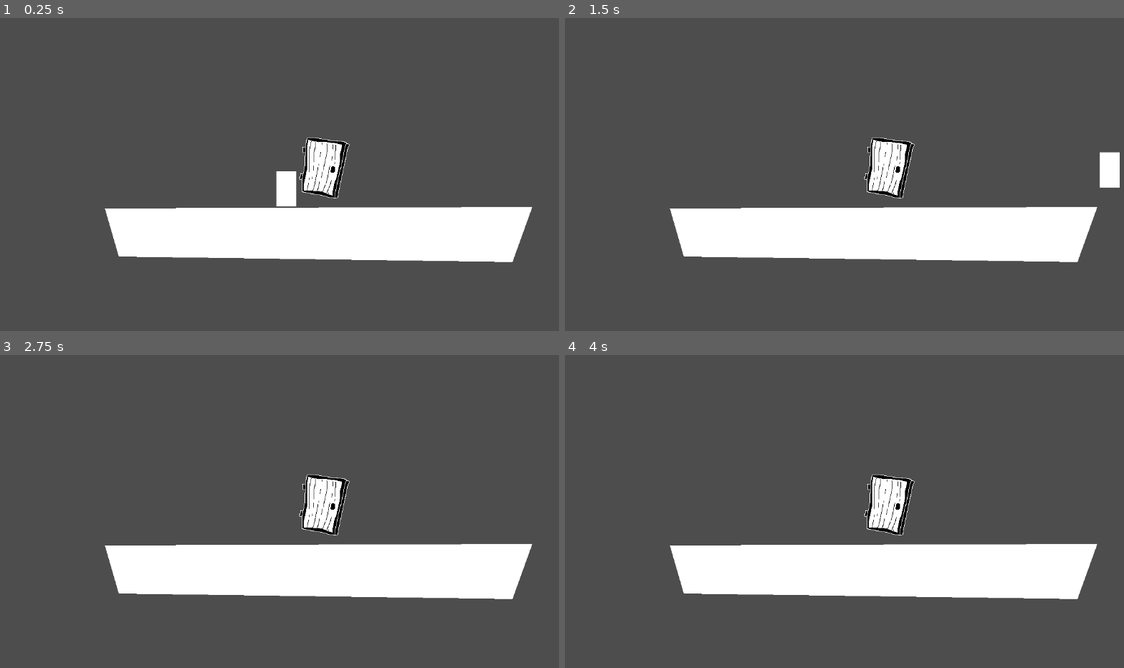
Above: before the commit, frames 1-4 (two rows, left to right).
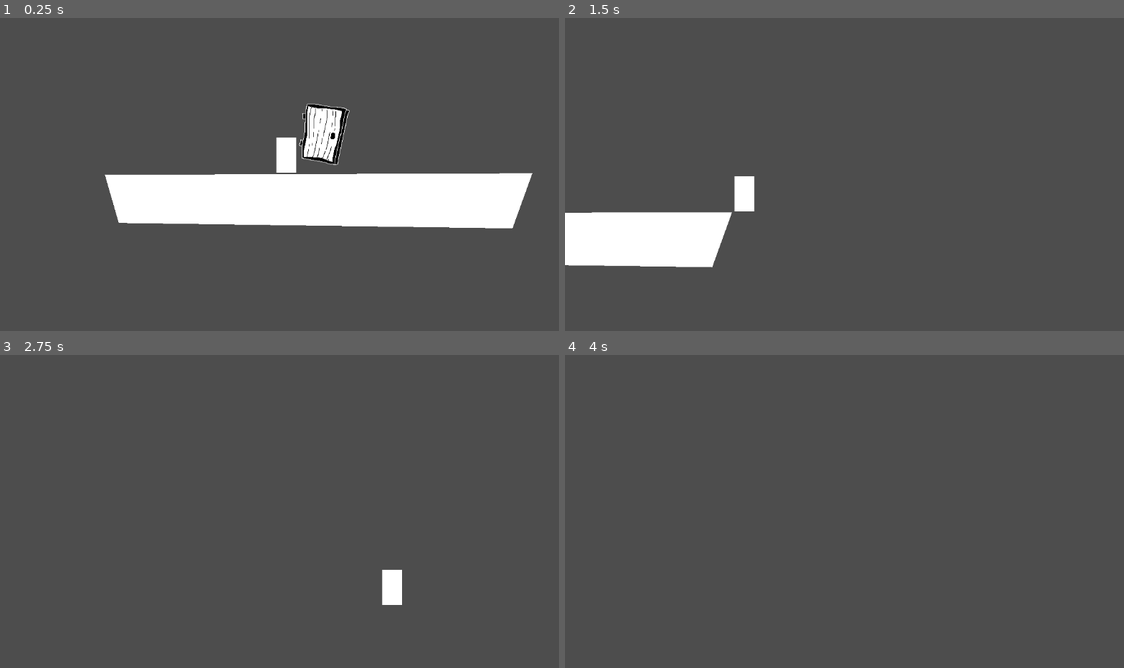
Above: after the commit, the same moments.

Repository: tewly27/Doorgeon
Game: Godot game, scene res://main.tscn
The game is run twice, just before and just after one commit, with the same random seed, the same clock (stepped at 60 frames per second) and the same inputs.
Inputs:
- Up to frame 1 (0.25 s): no input
- Up to frame 2 (1.5 s): hold D (move_right) from 0.53 s (still down); tap S (look_down, bound only after the commit) at 0.6 s; tap Space (jump) at 0.77, 1.07 s; tap W (look_up, bound only after the commit) at 0.8, 1.35 s
- Up to frame 3 (2.75 s): tap Space (jump) at 1.52, 1.55, 1.82 s; release D (move_right) at 2.03 s; hold A (move_left) from 2.03 s (still down); hold Space (jump) from 2.03 s (still down); tap S (look_down, bound only after the commit) at 2.3 s
- Up to frame 4 (4 s): release A (move_left) at 2.78 s; release Space (jump) at 2.78 s; hold D (move_right) from 2.78 s (still down); tap S (look_down, bound only after the commit) at 2.85 s; tap Space (jump) at 3.02, 3.32 s; tap W (look_up, bound only after the commit) at 3.05, 3.6 s; hold Space (jump) from 3.53 s (still down)

The runs differ from the first frame. In frame 1, 17% of the frame differs, in the area x 18-96%, y 27-79%; in frame 2, 17%; in frame 3, 13%; in frame 4, 13%.

Commit message:
camera script added

Diff:
--- a/main.tscn
+++ b/main.tscn
@@ -7,8 +7,6 @@
 size = Vector2(866, 107)
 
 [node name="Node2D" type="Node2D"]
-
-[node name="Camera2D" type="Camera2D" parent="."]
 
 [node name="TileMap" type="TileMap" parent="."]
 format = 2
--- a/project.godot
+++ b/project.godot
@@ -39,7 +39,17 @@
 jump={
 "deadzone": 0.5,
 "events": [Object(InputEventKey,"resource_local_to_scene":false,"resource_name":"","device":-1,"window_id":0,"alt_pressed":false,"shift_pressed":false,"ctrl_pressed":false,"meta_pressed":false,"pressed":false,"keycode":0,"physical_keycode":32,"key_label":0,"unicode":32,"echo":false,"script":null)
-, Object(InputEventKey,"resource_local_to_scene":false,"resource_name":"","device":-1,"window_id":0,"alt_pressed":false,"shift_pressed":false,"ctrl_pressed":false,"meta_pressed":false,"pressed":false,"keycode":0,"physical_keycode":4194320,"key_label":0,"unicode":0,"echo":false,"script":null)
-, Object(InputEventKey,"resource_local_to_scene":false,"resource_name":"","device":-1,"window_id":0,"alt_pressed":false,"shift_pressed":false,"ctrl_pressed":false,"meta_pressed":false,"pressed":false,"keycode":0,"physical_keycode":87,"key_label":0,"unicode":119,"echo":false,"script":null)
 ]
 }
+look_up={
+"deadzone": 0.5,
+"events": [Object(InputEventKey,"resource_local_to_scene":false,"resource_name":"","device":-1,"window_id":0,"alt_pressed":false,"shift_pressed":false,"ctrl_pressed":false,"meta_pressed":false,"pressed":false,"keycode":0,"physical_keycode":87,"key_label":0,"unicode":119,"echo":false,"script":null)
+, Object(InputEventKey,"resource_local_to_scene":false,"resource_name":"","device":-1,"window_id":0,"alt_pressed":false,"shift_pressed":false,"ctrl_pressed":false,"meta_pressed":false,"pressed":false,"keycode":0,"physical_keycode":4194320,"key_label":0,"unicode":0,"echo":false,"script":null)
+]
+}
+look_down={
+"deadzone": 0.5,
+"events": [Object(InputEventKey,"resource_local_to_scene":false,"resource_name":"","device":-1,"window_id":0,"alt_pressed":false,"shift_pressed":false,"ctrl_pressed":false,"meta_pressed":false,"pressed":false,"keycode":0,"physical_keycode":83,"key_label":0,"unicode":115,"echo":false,"script":null)
+, Object(InputEventKey,"resource_local_to_scene":false,"resource_name":"","device":-1,"window_id":0,"alt_pressed":false,"shift_pressed":false,"ctrl_pressed":false,"meta_pressed":false,"pressed":false,"keycode":0,"physical_keycode":4194322,"key_label":0,"unicode":0,"echo":false,"script":null)
+]
+}
--- /dev/null
+++ b/scenes/player/camera.tscn
@@ -0,0 +1,12 @@
+[gd_scene load_steps=2 format=3 uid="uid://bo0jt2pkyo23n"]
+
+[ext_resource type="Script" path="res://scripts/player/camera.gd" id="1_2k0sa"]
+
+[node name="camera" type="Node2D"]
+top_level = true
+script = ExtResource("1_2k0sa")
+moveTime = 0.3
+verticalMoveTime = 0.2
+verticalMoveSpeed = 10.0
+
+[node name="Camera2D" type="Camera2D" parent="."]
--- a/scenes/player/player.tscn
+++ b/scenes/player/player.tscn
@@ -1,6 +1,7 @@
-[gd_scene load_steps=3 format=3 uid="uid://3dde03ktiua5"]
+[gd_scene load_steps=4 format=3 uid="uid://3dde03ktiua5"]
 
 [ext_resource type="Script" path="res://scripts/player/player.gd" id="1_v56ng"]
+[ext_resource type="PackedScene" uid="uid://bo0jt2pkyo23n" path="res://scenes/player/camera.tscn" id="2_amrqj"]
 
 [sub_resource type="RectangleShape2D" id="RectangleShape2D_j6t3t"]
 size = Vector2(40, 16)
@@ -24,3 +25,5 @@
 [node name="JumpTimer" type="Timer" parent="."]
 wait_time = 0.15
 one_shot = true
+
+[node name="camera" parent="." instance=ExtResource("2_amrqj")]
--- /dev/null
+++ b/scripts/player/camera.gd
@@ -0,0 +1,30 @@
+extends Node2D
+@onready var player = get_parent()
+@export var moveTime: float
+@export var aheadDistance: float = 300
+@export var verticalMoveTime: float
+@export var verticalMoveSpeed: float
+
+@export var y_follow = true
+@export var x_follow = true
+var vertical_look_direction: float
+func _ready() -> void:
+	pass
+
+
+
+func _process(delta: float) -> void:
+	var tween = get_tree().create_tween()
+	tween.set_parallel(true)
+	#x axis movement
+	if x_follow:
+		tween.tween_property(self,"global_position:x",player.global_position.x+player.direction*aheadDistance,moveTime)
+
+	#y axis movement
+	vertical_look_direction = Input.get_axis("look_up","look_down")
+	if y_follow:
+		if vertical_look_direction:
+			tween.tween_property(self,"global_position:y",player.global_position.y+vertical_look_direction*aheadDistance,verticalMoveTime)
+
+		else:
+			tween.tween_property(self,"global_position:y",player.global_position.y,verticalMoveTime)
--- a/scripts/player/player.gd
+++ b/scripts/player/player.gd
@@ -4,11 +4,10 @@
 @export var speed: float
 @export var jump_velocity: float
 @export var gravity: float
-
+var direction: float
 var inJump = false
 
 func _physics_process(delta: float) -> void:
-	print(velocity.y)
 	# Add the gravity.
 	if not is_on_floor():
 		#if the timer isn't running and you just began to fall, start coyote timer
@@ -17,7 +16,7 @@
 		velocity.y += gravity * delta
 
 	# either if you are on ground or in coyote time, jump on button press
-	if Input.is_action_just_pressed("jump") and (is_on_floor() or $CoyoteTimer.time_left != 0):
+	if Input.is_action_just_pressed("jump") and (is_on_floor() or $CoyoteTimer.time_left != 0) and not inJump:
 		$JumpTimer.start()
 		velocity.y = jump_velocity
 		inJump = true
@@ -26,7 +25,7 @@
 	if Input.is_action_pressed("jump") and inJump and $JumpTimer.time_left != 0:
 		velocity.y += jump_velocity
 
-	var direction := Input.get_axis("move_left", "move_right")
+	direction = Input.get_axis("move_left", "move_right")
 	var tween = get_tree().create_tween()
 
 	tween.tween_property(self,"velocity:x",direction*speed,acceleration_time)
Not shown, added: scenes/player/camBD46.tmp
